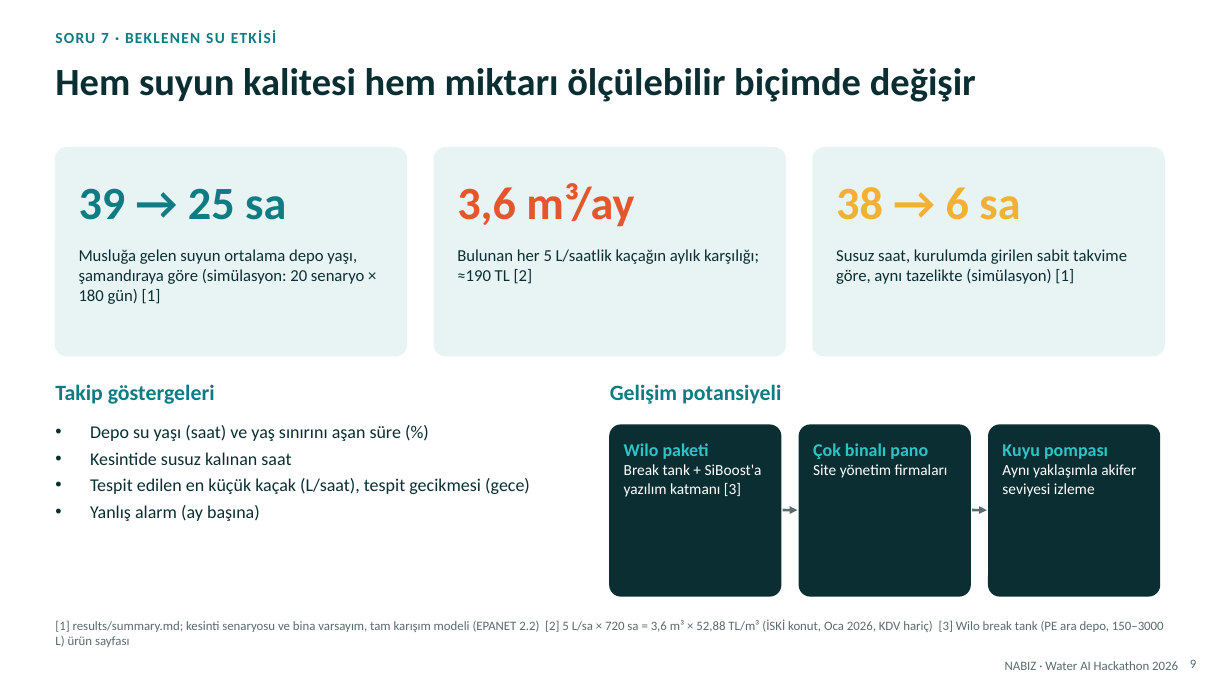
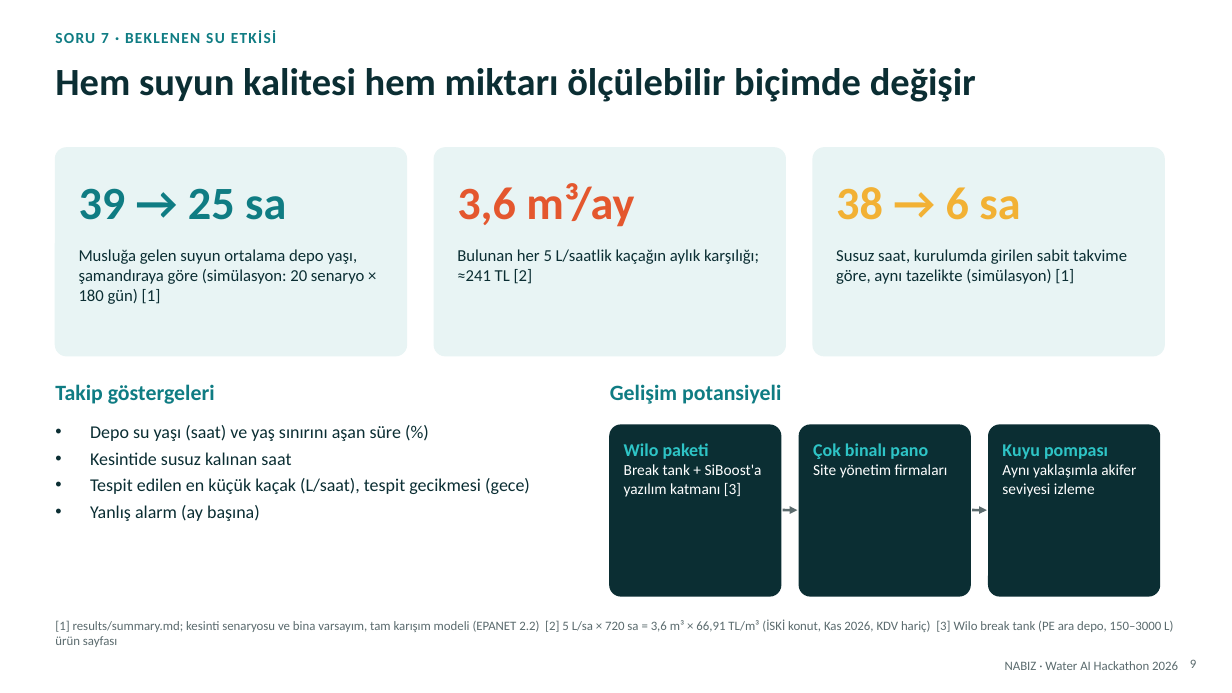
Before and after one commit to ugurfurkanyesil-rgb/wilo-hackathon, a slide deck: slide 9 of teslim/NABIZ_Proje_Fikri.pptx. Drawn at 1232x693 pixels with LibreOffice and Linux fonts; fonts in the diff are those of the drawing. Boxes give left, top, right and bottom in pixels: in the first picture for what was removed or moved away, otherwise in the second. Text is boxed around its words. In the diff, an @@ line names an element or a change of style, - is before the commit and + after.

```diff
--- a/teslim/NABIZ_Proje_Fikri.pptx
+++ b/teslim/NABIZ_Proje_Fikri.pptx
@@ text at [457, 249, 759, 284]: text changed @@
-Bulunan her 5 L/saatlik kaçağın aylık karşılığı; ≈190 TL [2]
+Bulunan her 5 L/saatlik kaçağın aylık karşılığı; ≈241 TL [2]
@@ text at [55, 619, 1173, 647]: text changed @@
-[1] results/summary.md; kesinti senaryosu ve bina varsayım, tam karışım modeli (EPANET 2.2) [2] 5 L/sa × 720 sa = 3,6 m³ × 52,88 TL/m³ (İSKİ konut, Oca 2026, KDV hariç) [3] Wilo break tank (PE ara depo, 150–3000 L) ürün sayfası
+[1] results/summary.md; kesinti senaryosu ve bina varsayım, tam karışım modeli (EPANET 2.2) [2] 5 L/sa × 720 sa = 3,6 m³ × 66,91 TL/m³ (İSKİ konut, Kas 2026, KDV hariç) [3] Wilo break tank (PE ara depo, 150–3000 L) ürün sayfası
```
Also in this commit, not shown: 4 other slides changed, 11 other files.
